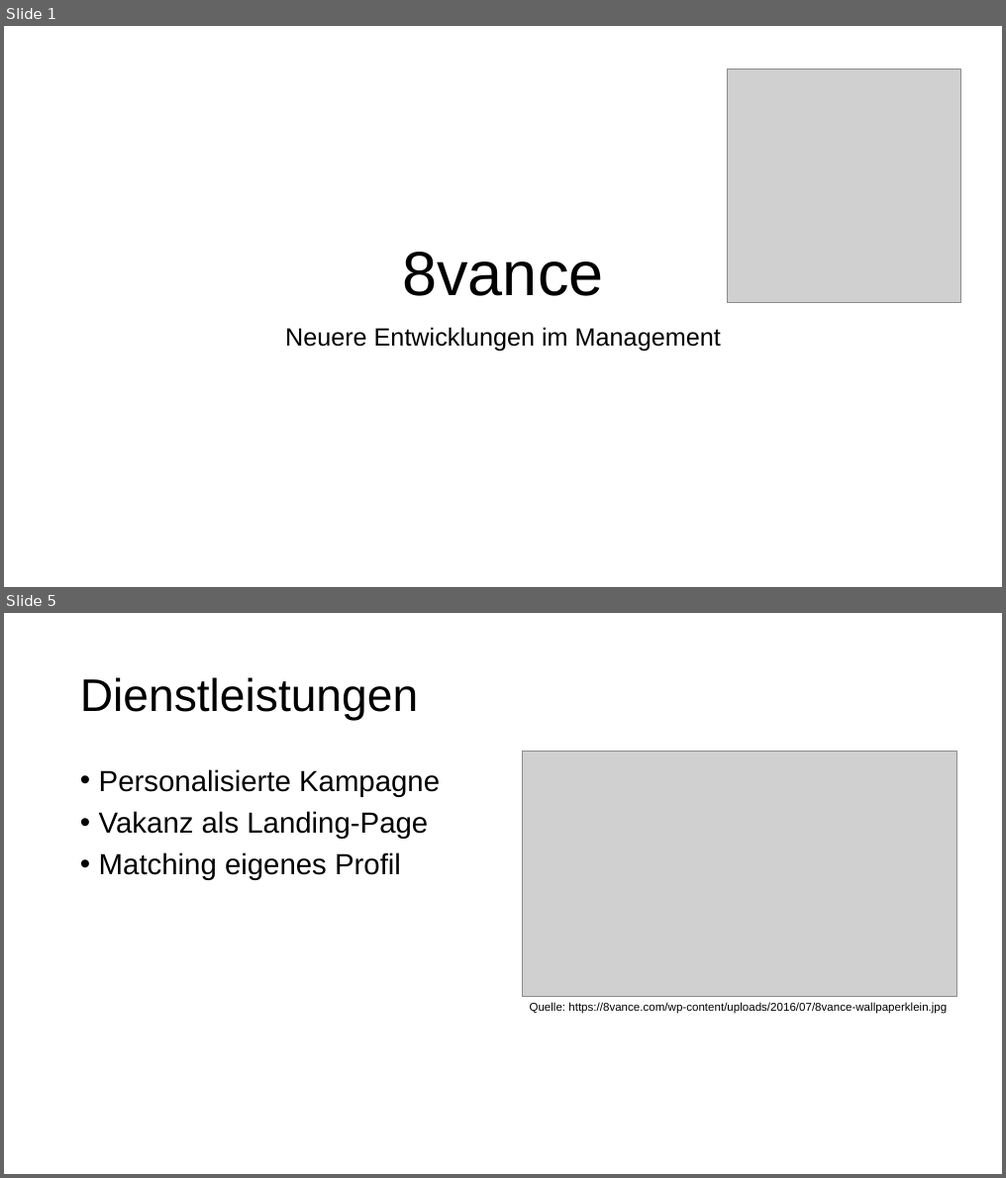
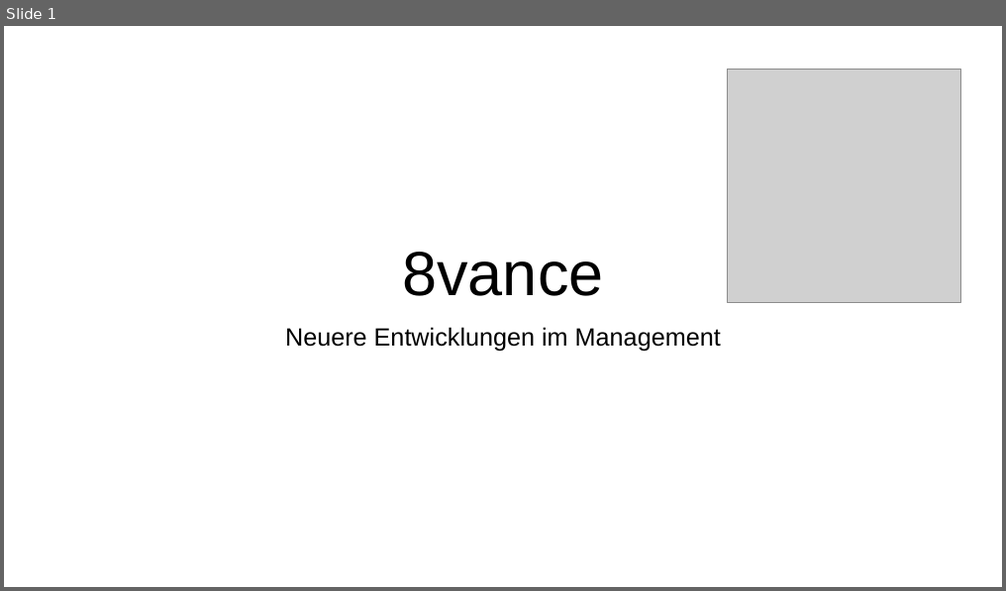
Before and after one commit to Fewa93/8vance, a slide deck: 8vance.pptx. Shown one above the other, each under a label of ours: slides 1 and 5 before the commit, slide 1 after it; the slides between them are not shown. The pictures are 1006x1178 and 1006x591 pixels, drawn with LibreOffice and Linux fonts; fonts in the diff are those of the drawing; grey boxes stand for pictures. Boxes give left, top, right and bottom in pixels: in the first picture for what was removed or moved away, otherwise in the second. Text is boxed around its words. In the diff, an @@ line names an element or a change of style, - is before the commit and + after.

```diff
--- a/8vance.pptx
+++ b/8vance.pptx
@@ slide 5 removed at (4,613,1002,1174), background #FFFFFF @@
@@ title removed at (80,677,418,721) @@
-Dienstleistungen
@@ picture removed at (522,752,957,996) @@
@@ text removed at (99,769,440,880) @@
-• Personalisierte Kampagne
-• Vakanz als Landing-Page
-• Matching eigenes Profil
@@ text removed at (530,1002,946,1014) @@
-Quelle: https://8vance.com/wp-content/uploads/2016/07/8vance-wallpaperklein.jpg
```
Also in this commit, not shown: 9 slides changed, 10 slides added, 4 other slides removed, 8 other files.
